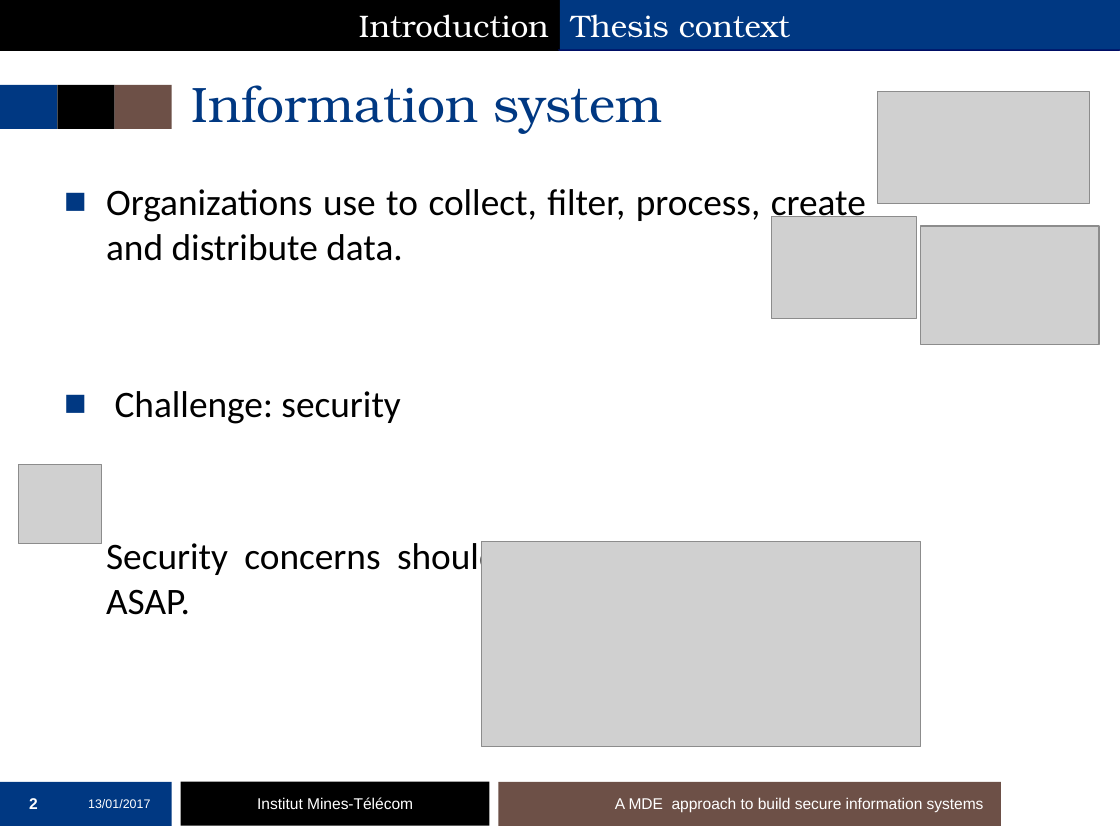
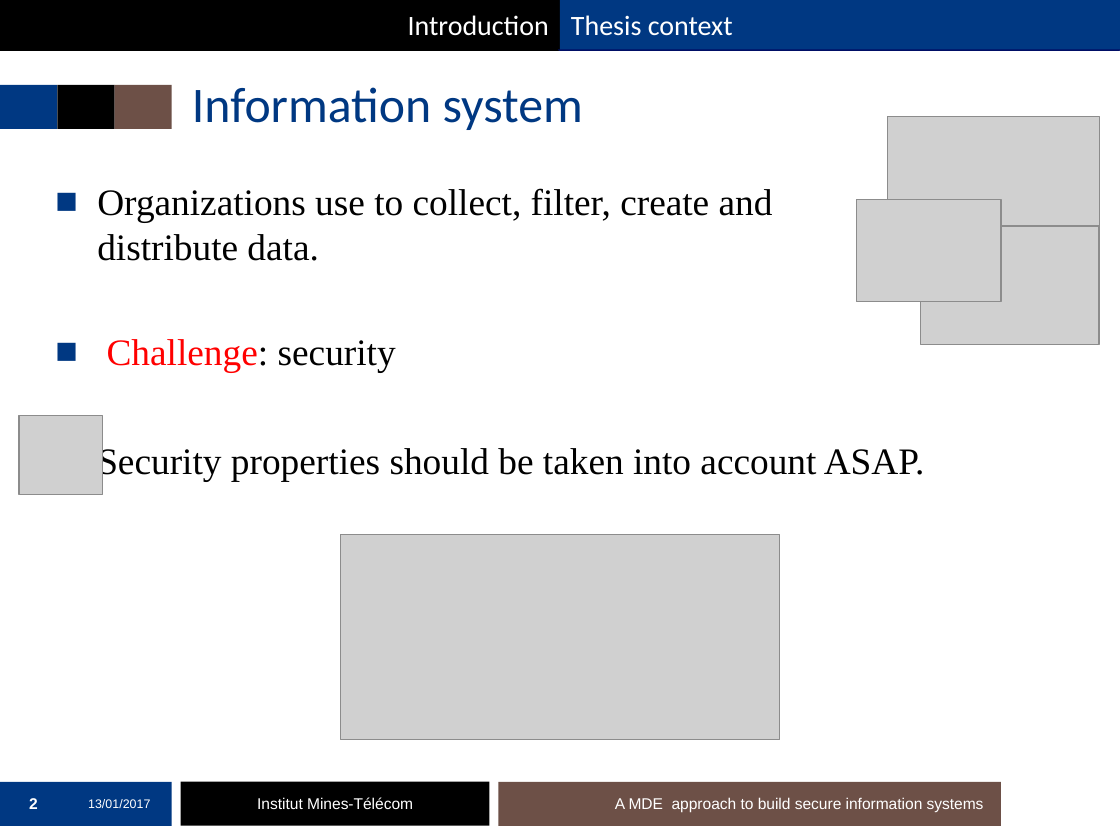
Before and after one commit to mai-ng/phdDefense, a slide deck: slide 2 of slides/presentation-defense.pptx. Drawn at 1120x840 pixels with LibreOffice and Linux fonts; fonts in the diff are those of the drawing; grey boxes stand for pictures; background and template pictures are left out. Boxes give left, top, right and bottom in pixels: in the first picture for what was removed or moved away, otherwise in the second. Text is boxed around its words. In the diff, an @@ line names an element or a change of style, - is before the commit and + after.

Commit message:
change the slides

```diff
--- a/slides/presentation-defense.pptx
+++ b/slides/presentation-defense.pptx
@@ rectangle "Introduction" at (0, 0, 560, 49): size 20 to 18 pt, font TeX Gyre Bonum to Calibri @@
@@ rectangle "Thesis context" at (560, 0, 1120, 49): size 20 to 18 pt, font TeX Gyre Bonum to Calibri @@
@@ title "Information system" at (192, 87, 583, 130): font TeX Gyre Bonum to Calibri @@
@@ picture: place and size @@
-picture at (877, 92, 1089, 204)
+picture at (887, 116, 1099, 228)
@@ text "Organizations use to collect, filter, ...": place and size @@
-text "Organizations use to collect, filter, ..." at (106, 189, 866, 615)
+text "Organizations use to collect, filter, ..." at (97, 188, 925, 481)
@@ text at (97, 188, 773, 261): text changed; font Calibri to Times New Roman @@
-■ Organizations use to collect, filter, process, create and distribute data.
+■ Organizations use to collect, filter, create and distribute data.
@@ picture: place and size @@
-picture at (772, 216, 916, 318)
+picture at (857, 199, 1001, 301)
@@ text at (107, 339, 396, 372): font Calibri to Times New Roman in "Challenge: security"; text colour #000000 to #FF0000 in "Challenge:"; alignment justified to left @@
@@ picture: place and size @@
-picture at (18, 465, 101, 544)
+picture at (19, 416, 102, 495)
@@ text at (97, 445, 925, 481): text changed; font Calibri to Times New Roman @@
-Security concerns should be taken into account ASAP.
+Security properties should be taken into account ASAP.
@@ picture: place and size @@
-picture at (482, 541, 921, 746)
+picture at (340, 534, 780, 739)
```
Also in this commit, not shown: 63 other slides changed, 1 slide removed.
